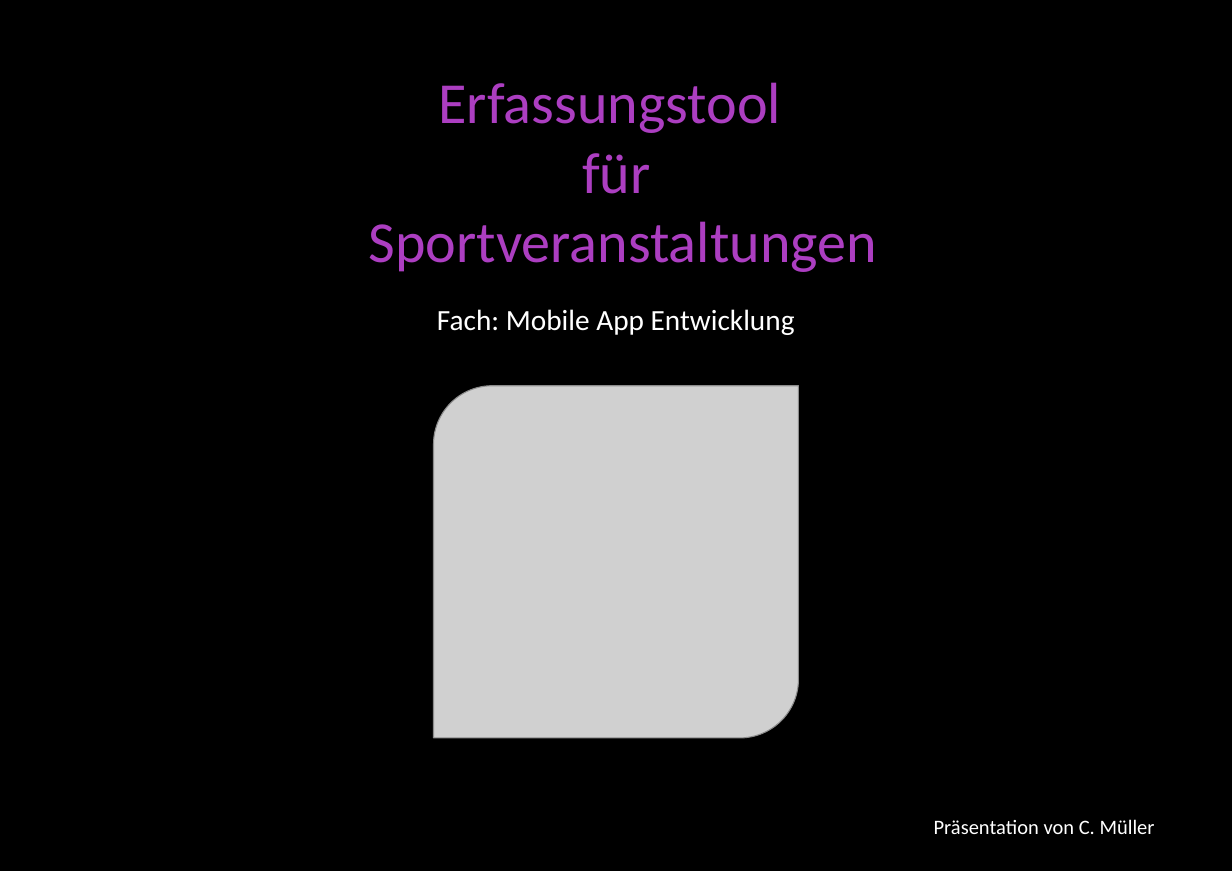
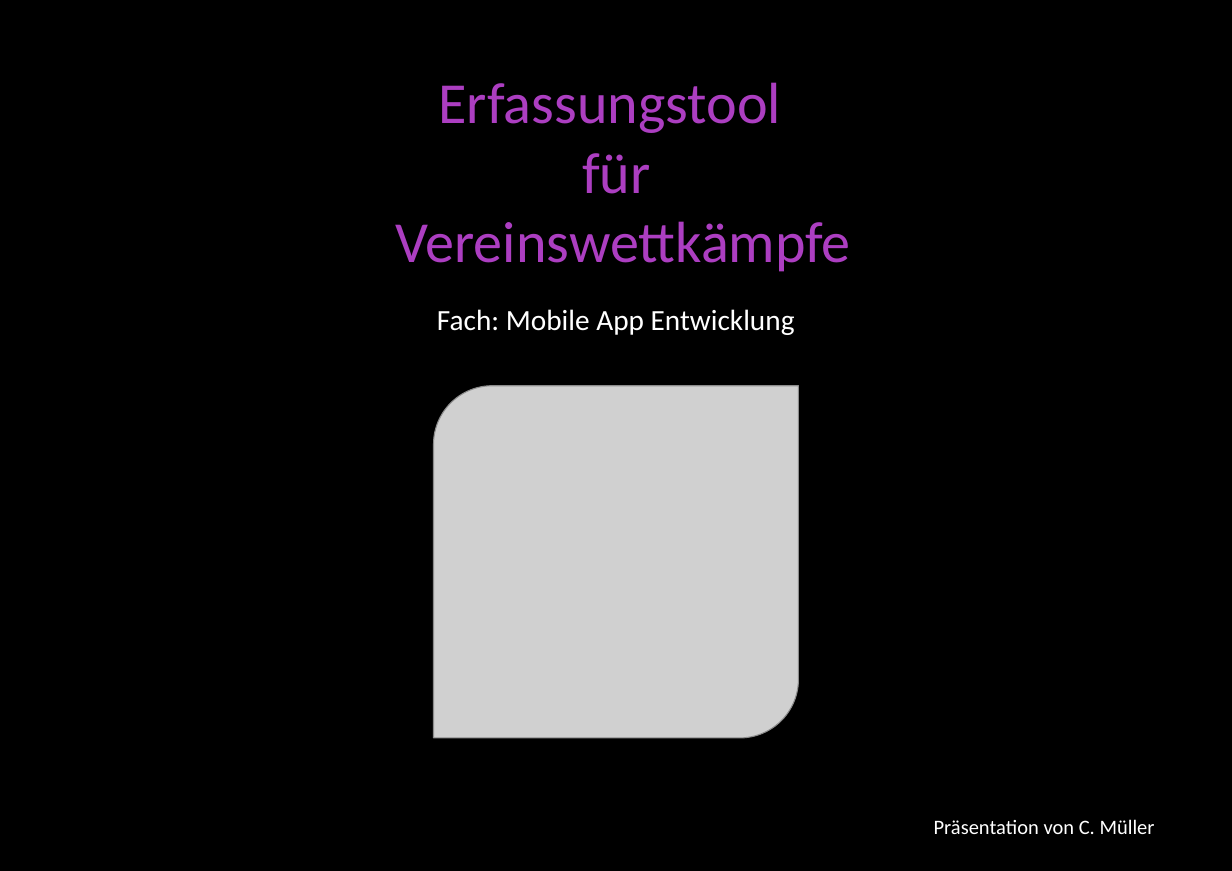
Before and after one commit to HFU-APP/Maennerriege, a slide deck: slide 1 of Präsentation_Abschlusspräsentation cm.pptx. Drawn at 1232x871 pixels with LibreOffice and Linux fonts; fonts in the diff are those of the drawing; grey boxes stand for pictures; background and template pictures are left out. Boxes give left, top, right and bottom in pixels: in the first picture for what was removed or moved away, otherwise in the second. Text is boxed around its words. In the diff, an @@ line names an element or a change of style, - is before the commit and + after.

```diff
--- a/Präsentation_Abschlusspräsentation cm.pptx
+++ b/Präsentation_Abschlusspräsentation cm.pptx
@@ text at (395, 221, 850, 272): text changed @@
-Sportveranstaltungen
+Vereinswettkämpfe
```
Also in this commit, not shown: 2 other slides changed.
